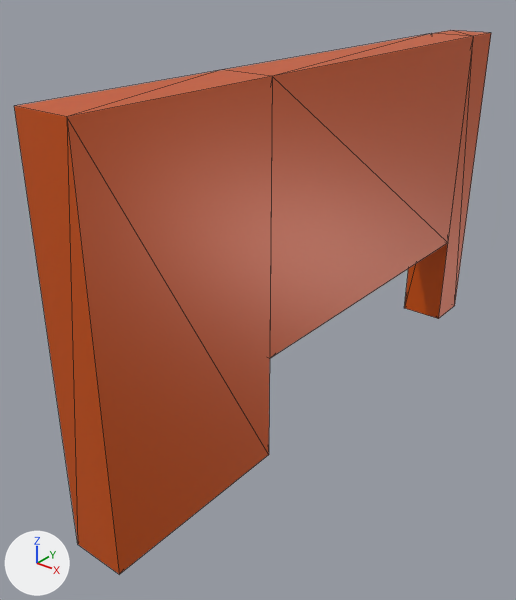
The glTF model assets/parts/stock/brute_500/brute_500_fender_left.glb, before and after one commit.
Rendered twice from a 50 mm lens placed at (0.755, -1.141, 0.165), pointed at (-0.036, -0.152, -0.448). Arrows for +X, +Y and +Z are at lower left; the lights stay in place. The first picture is the older version. Mesh edges are drawn as thin lines. Vertices at exactly the same position are counted once.

Script lines for the objects in view, before the commit:
```python
me_panel_fender_fl = bpy.data.meshes.new('panel_fender_FL')
me_panel_fender_fl.from_pydata(...)  # 20 vertices, 36 faces; spans x -0.02..0.08, y -0.64..0.563, z -0.7..0.0
me_panel_fender_fl.materials.append(mat_paint)  # orange #d35400
# before: 8 (0.08, 0.463, -0.487) at pixel (447, 242), 10 (0.08, -0.263, -0.487) at pixel (269, 358), 11 (-0.02, -0.263, -0.487), 13 (-0.02, 0.463, -0.487)
ob_brute_500_fender_left = bpy.data.objects.new('brute_500_fender_left', me_panel_fender_fl)
ob_brute_500_fender_left.location = (0.0, 0.0, 0.0)
```
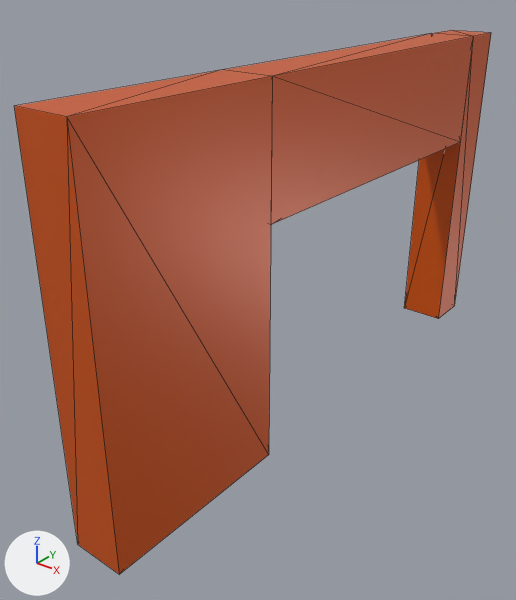
Location of each change, (x1, y1, x2, y2) in pixels of the pictures (516 x 600 px; the box of a moved part takes in the faces that stretch with it):
part 1 of me_panel_fender_fl, moved or reshaped
    before: (270, 37, 473, 358)
    after: (271, 37, 473, 224)

Edits to the bpy script that builds the scene:
```text
Change me_panel_fender_fl:
    where me_panel_fender_fl.from_pydata(...)  # 20 vertices, 36 faces; spans x -0.02..0.08, y -0.64..0.563, z -0.7..0.0
    used by ob_brute_500_fender_left; location = (0.0, 0.0, 0.0)
    me_panel_fender_fl part 1
    add for i in [8, 10, 11, 13]: me_panel_fender_fl.vertices[i].co += Vector((0.0, 0.0, 0.253))
```
